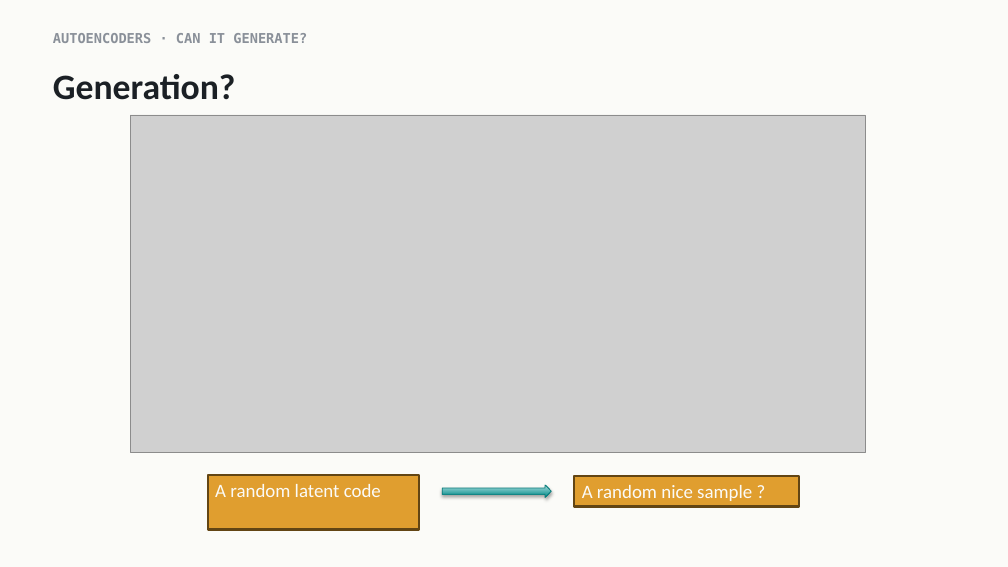
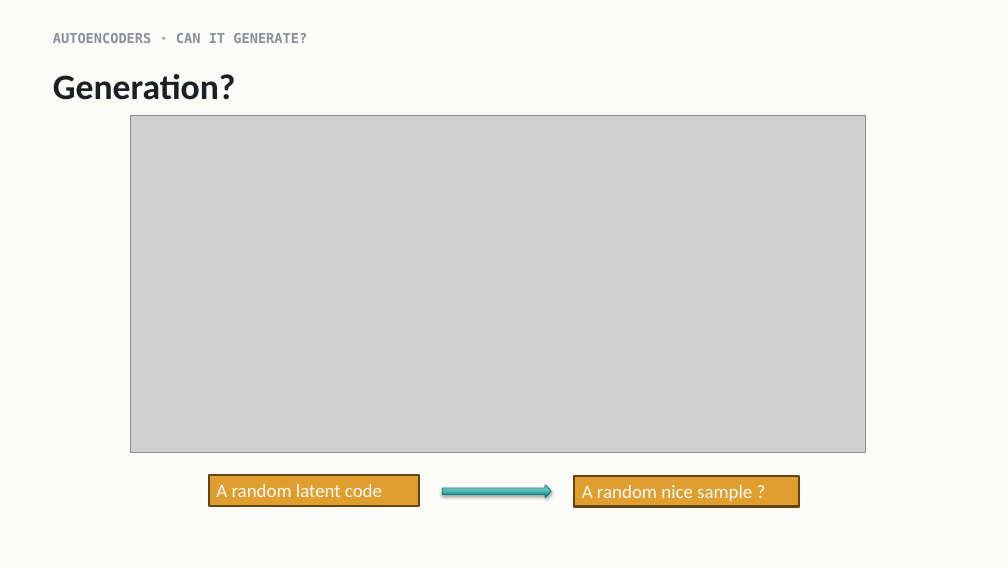
Before and after one commit to indigobio/msacl_dl_course, a slide deck: slide 10 of slides/pptx/lecture11_unsupervised.pptx. Drawn at 1008x567 pixels with LibreOffice and Linux fonts; fonts in the diff are those of the drawing; grey boxes stand for pictures. Boxes give left, top, right and bottom in pixels: in the first picture for what was removed or moved away, otherwise in the second. Text is boxed around its words. In the diff, an @@ line names an element or a change of style, - is before the commit and + after.

Commit message:
Update lecture slides and add all lab handouts PDF

```diff
--- a/slides/pptx/lecture11_unsupervised.pptx
+++ b/slides/pptx/lecture11_unsupervised.pptx
@@ rectangle "A random latent code": place and size @@
-rectangle "A random latent code" at [208, 475, 420, 529]
+rectangle "A random latent code" at [209, 475, 419, 505]
```
Also in this commit, not shown: 2 other files.
